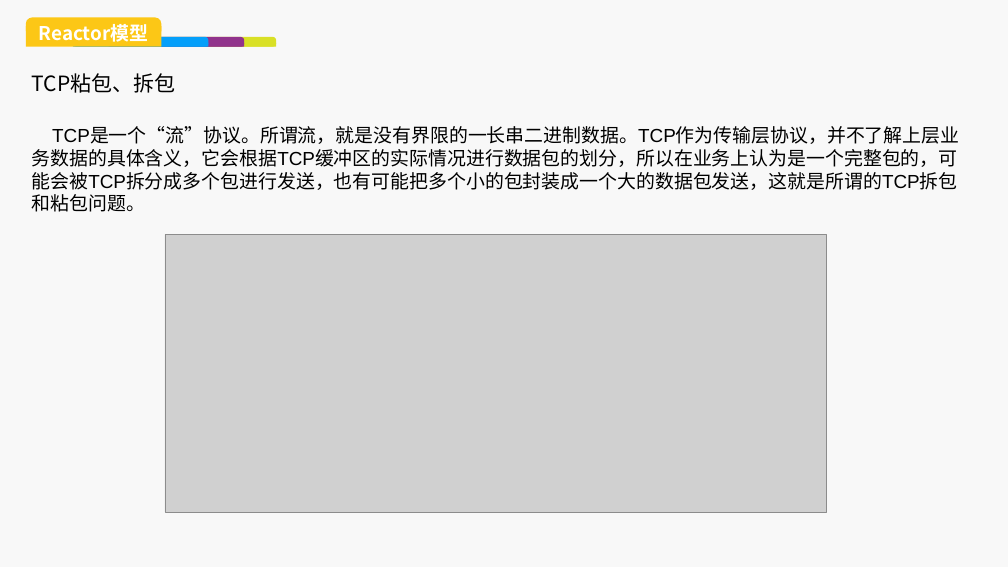
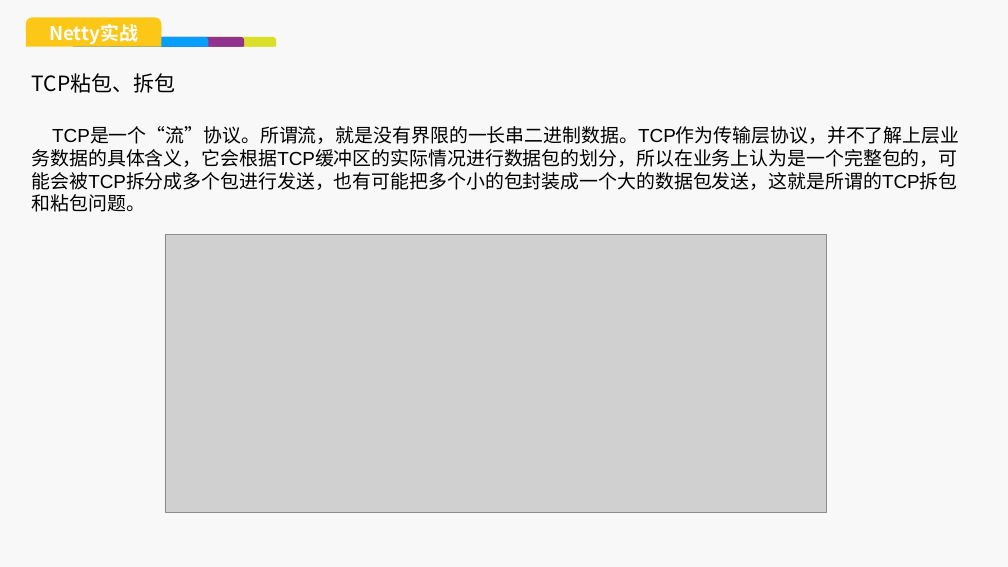
Before and after one commit to stupidsupermanla/netty_study, a slide deck: slide 23 of ppt/NIO&NETTY初窥.pptx (slide 21 before the commit). Drawn at 1008x567 pixels with LibreOffice and Linux fonts; fonts in the diff are those of the drawing; grey boxes stand for pictures; background and template pictures are left out. Boxes give left, top, right and bottom in pixels: in the first picture for what was removed or moved away, otherwise in the second. Text is boxed around its words. In the diff, an @@ line names an element or a change of style, - is before the commit and + after.

```diff
--- a/ppt/NIO&NETTY初窥.pptx
+++ b/ppt/NIO&NETTY初窥.pptx
@@ text at [49,24,138,45]: text changed @@
-Reactor模型
+Netty实战
```
Also in this commit, not shown: 3 other slides changed, 3 slides added, 1 slide removed, 1 other file.
